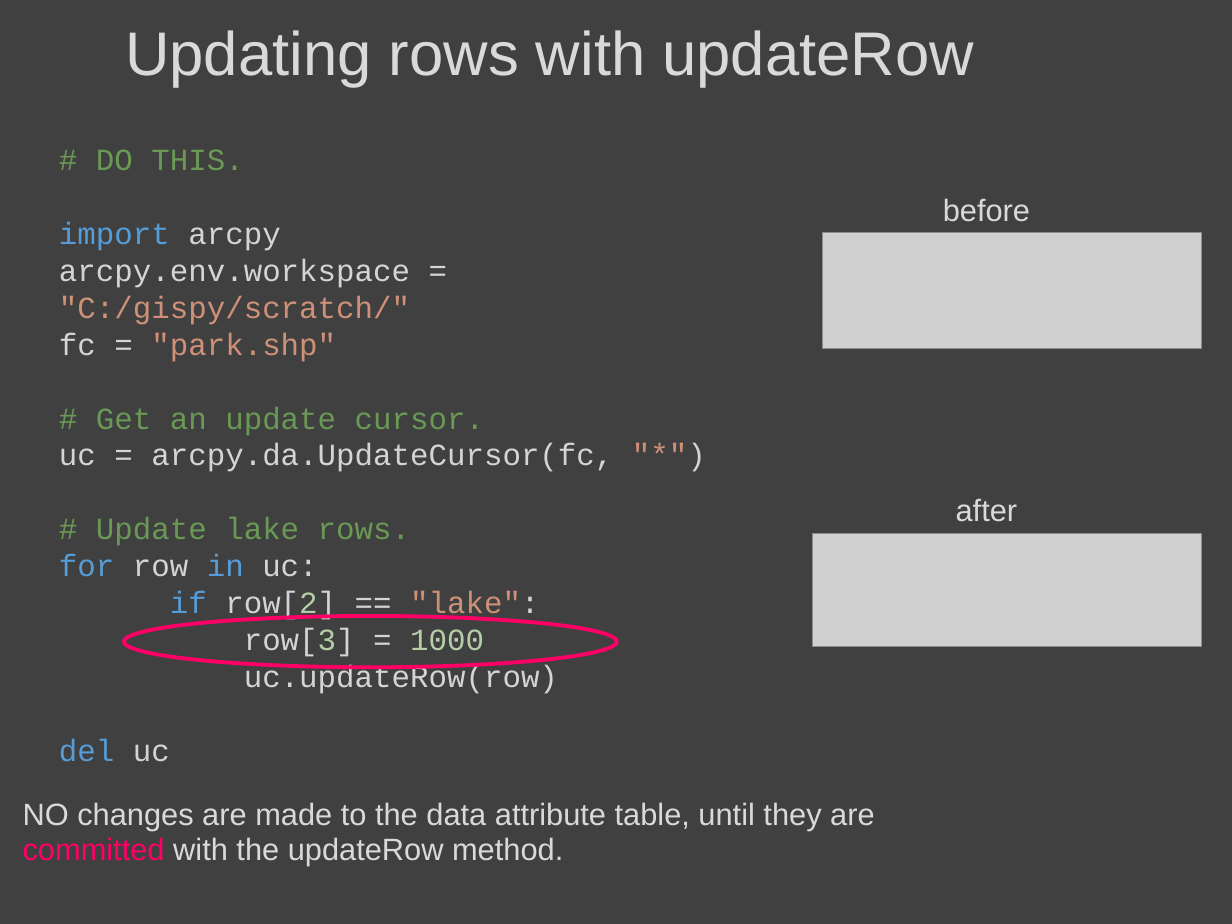
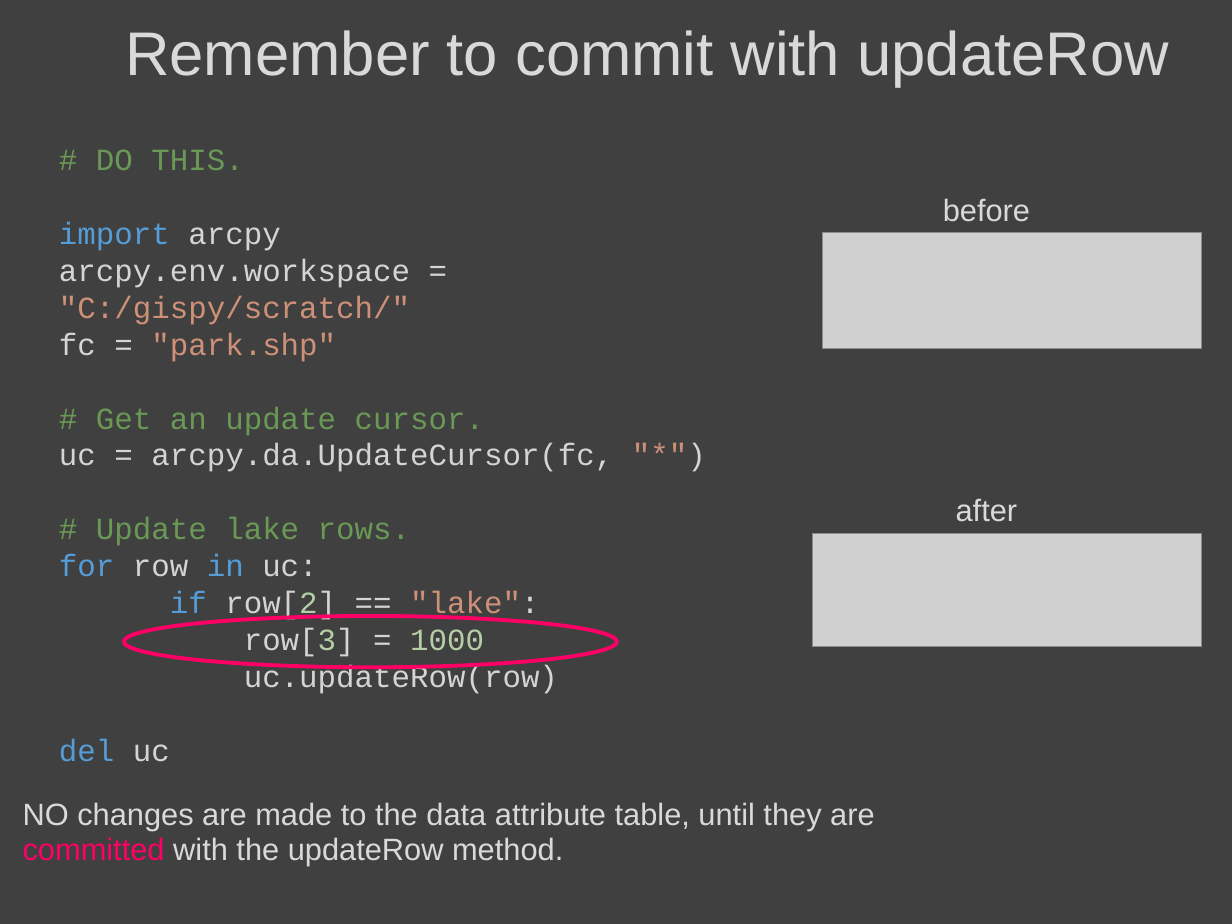
Before and after one commit to lgtateos/gis540, a slide deck: slide 84 of slides/cursors.pptx (slide 81 before the commit). Drawn at 1232x924 pixels with LibreOffice and Linux fonts; fonts in the diff are those of the drawing; grey boxes stand for pictures. Boxes give left, top, right and bottom in pixels: in the first picture for what was removed or moved away, otherwise in the second. Text is boxed around its words. In the diff, an @@ line names an element or a change of style, - is before the commit and + after.

```diff
--- a/slides/cursors.pptx
+++ b/slides/cursors.pptx
@@ title at (125,30,1169,87): text changed @@
-Updating rows with updateRow
+Remember to commit with updateRow
```
Also in this commit, not shown: 12 other slides changed, 9 slides added, 3 slides removed.
